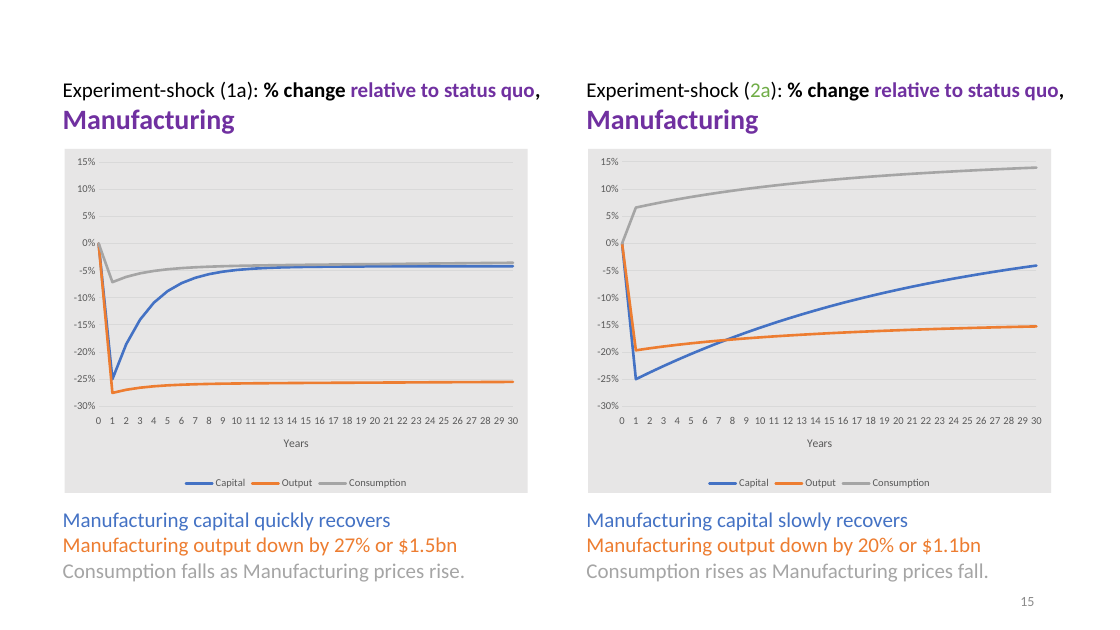
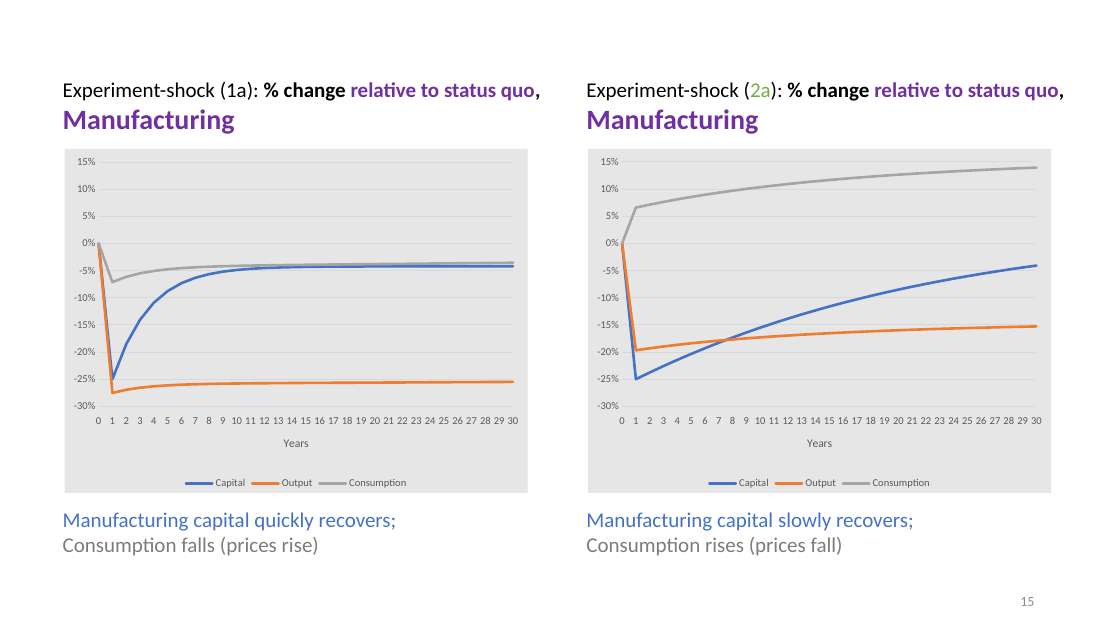
Before and after one commit to patrickocal/gladstone, a slide deck: slide 15 of powerpoint/glad-slides.pptx. Drawn at 1120x630 pixels with LibreOffice and Linux fonts; fonts in the diff are those of the drawing. Boxes give left, top, right and bottom in pixels: in the first picture for what was removed or moved away, otherwise in the second. Text is boxed around its words. In the diff, an @@ line names an element or a change of style, - is before the commit and + after.

```diff
--- a/powerpoint/glad-slides.pptx
+++ b/powerpoint/glad-slides.pptx
@@ text at bbox=[63, 512, 397, 556]: text changed; text colour #A5A5A5 to #4472C4 @@
-Manufacturing capital quickly recovers
-Manufacturing output down by 27% or $1.5bn
-Consumption falls as Manufacturing prices rise.
+Manufacturing capital quickly recovers;
+Consumption falls (prices rise)
@@ text at bbox=[586, 512, 914, 556]: text changed; text colour #A5A5A5 to #4472C4 @@
-Manufacturing capital slowly recovers
-Manufacturing output down by 20% or $1.1bn
-Consumption rises as Manufacturing prices fall.
+Manufacturing capital slowly recovers;
+Consumption rises (prices fall)
```
Also in this commit, not shown: 9 other slides changed, 1 other file.
